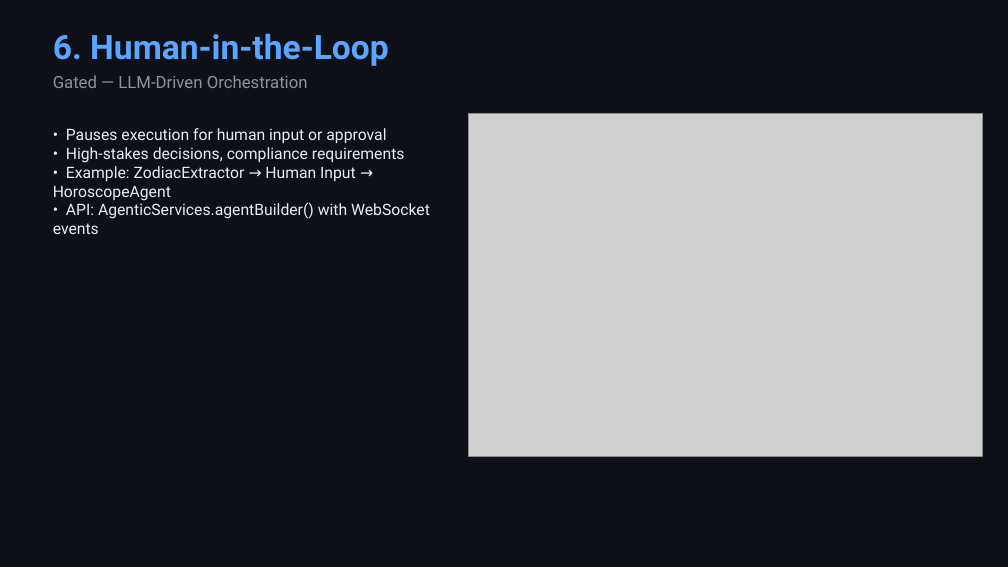
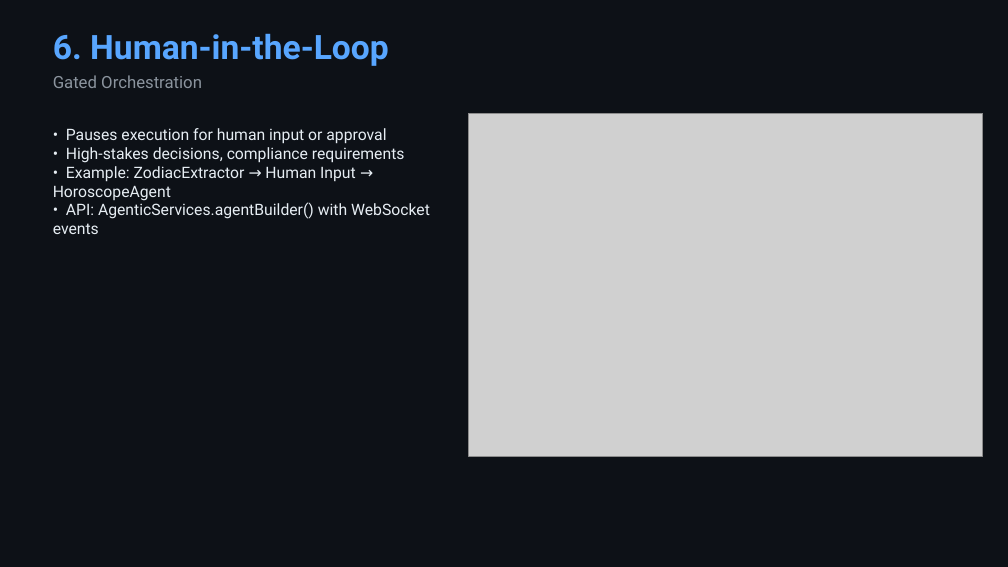
Before and after one commit to roryp/matrixagents, a slide deck: slide 10 of MatrixAgents-Showcase.pptx. Drawn at 1008x567 pixels with LibreOffice and Linux fonts; fonts in the diff are those of the drawing; grey boxes stand for pictures. Boxes give left, top, right and bottom in pixels: in the first picture for what was removed or moved away, otherwise in the second. Text is boxed around its words. In the diff, an @@ line names an element or a change of style, - is before the commit and + after.

```diff
--- a/MatrixAgents-Showcase.pptx
+++ b/MatrixAgents-Showcase.pptx
@@ text at box(53, 75, 202, 88): text changed @@
-Gated — LLM-Driven Orchestration
+Gated Orchestration
```
Also in this commit, not shown: 5 other slides changed, 8 other files.
